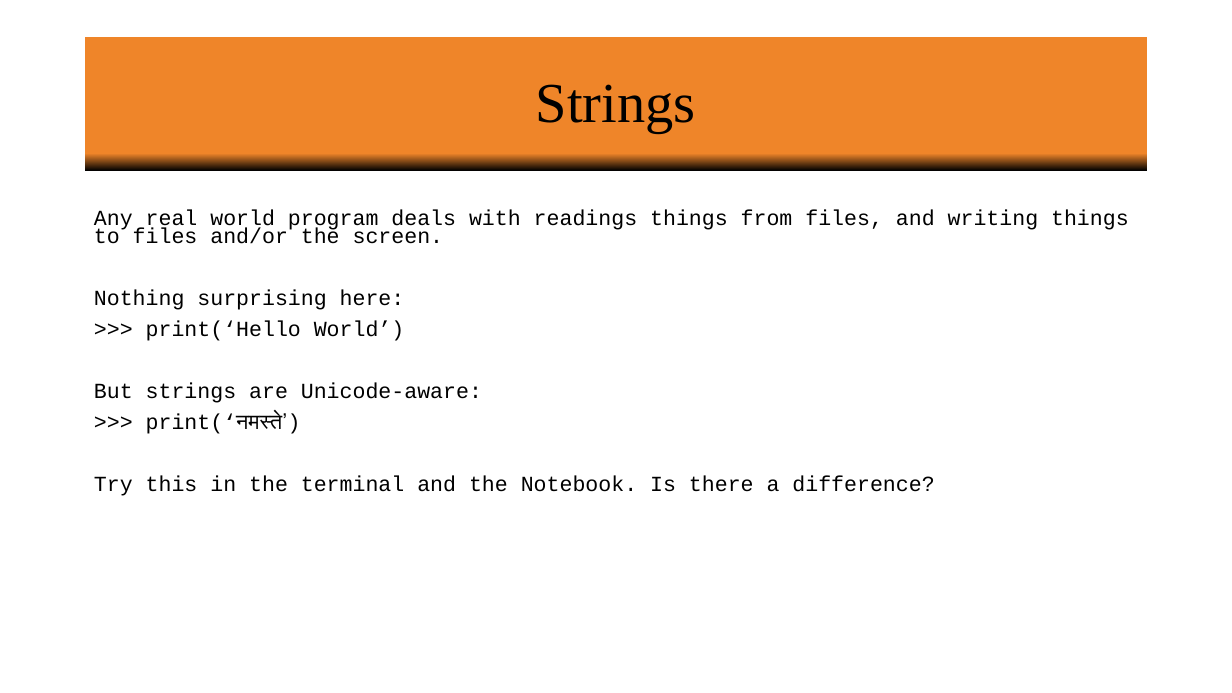
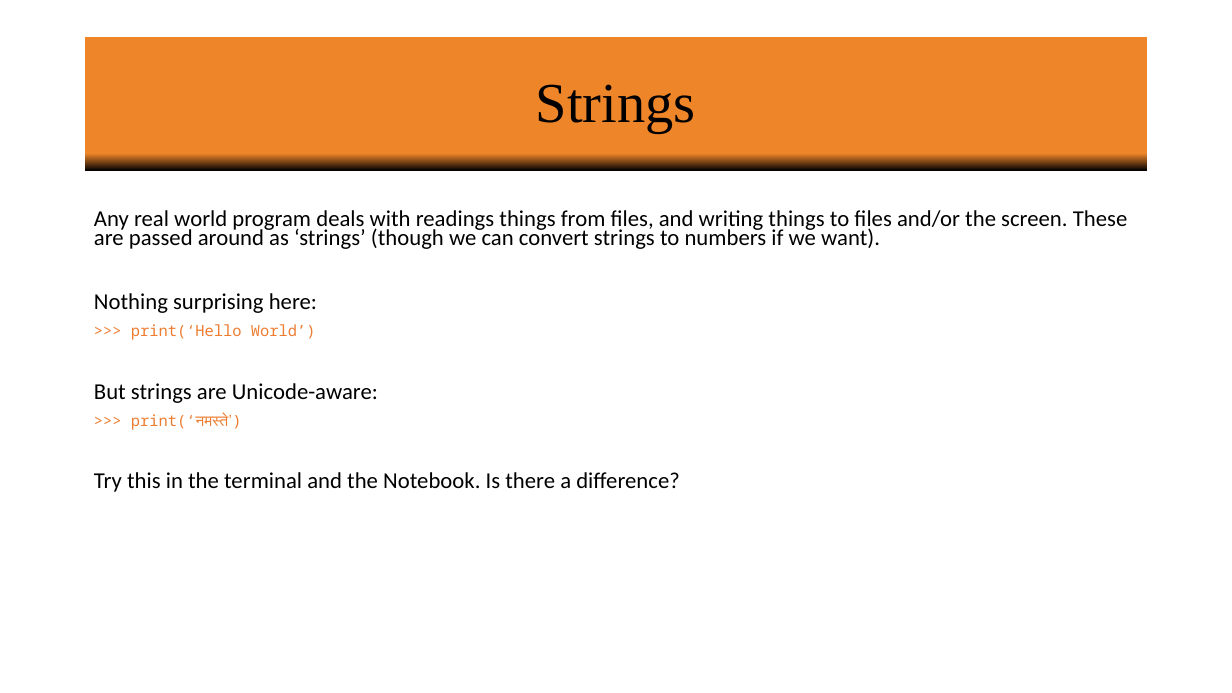
Before and after one commit to vineetbansal/Learning-Python, a slide deck: slide 2 of powerpoint/02 Strings_Lists_Tuples_Loops_Files.pptx. Drawn at 1232x693 pixels with LibreOffice and Linux fonts; fonts in the diff are those of the drawing; background and template pictures are left out. Boxes give left, top, right and bottom in pixels: in the first picture for what was removed or moved away, otherwise in the second. Text is boxed around its words. In the diff, an @@ line names an element or a change of style, - is before the commit and + after.

Commit message:
Updated presentations and notebooks.

```diff
--- a/powerpoint/02 Strings_Lists_Tuples_Loops_Files.pptx
+++ b/powerpoint/02 Strings_Lists_Tuples_Loops_Files.pptx
@@ text at (x1=94, y1=210, x2=1128, y2=249): text changed; size 16.8 to 17.8 pt; font Courier New to Calibri @@
-Any real world program deals with readings things from files, and writing things to files and/or the screen.
+Any real world program deals with readings things from files, and writing things to files and/or the screen. These are passed around as ‘strings’ (though we can convert strings to numbers if we want).
@@ text at (x1=94, y1=293, x2=680, y2=492): size 16.8 to 17.8 pt, font Courier New to Calibri in "Nothing surprising here:", "But strings are Unicode-aware:", "Try this in the terminal and the ..."; size 16.8 to 12 pt, font Courier New to Noto Sans Mono, text colour #000000 to #ED7D31 in ">>> print(‘Hello World’)", ">>> print(‘नमस्ते’)" @@
```
Also in this commit, not shown: 38 other slides changed, 2 slides added, 1 slide removed, 6 other files.
